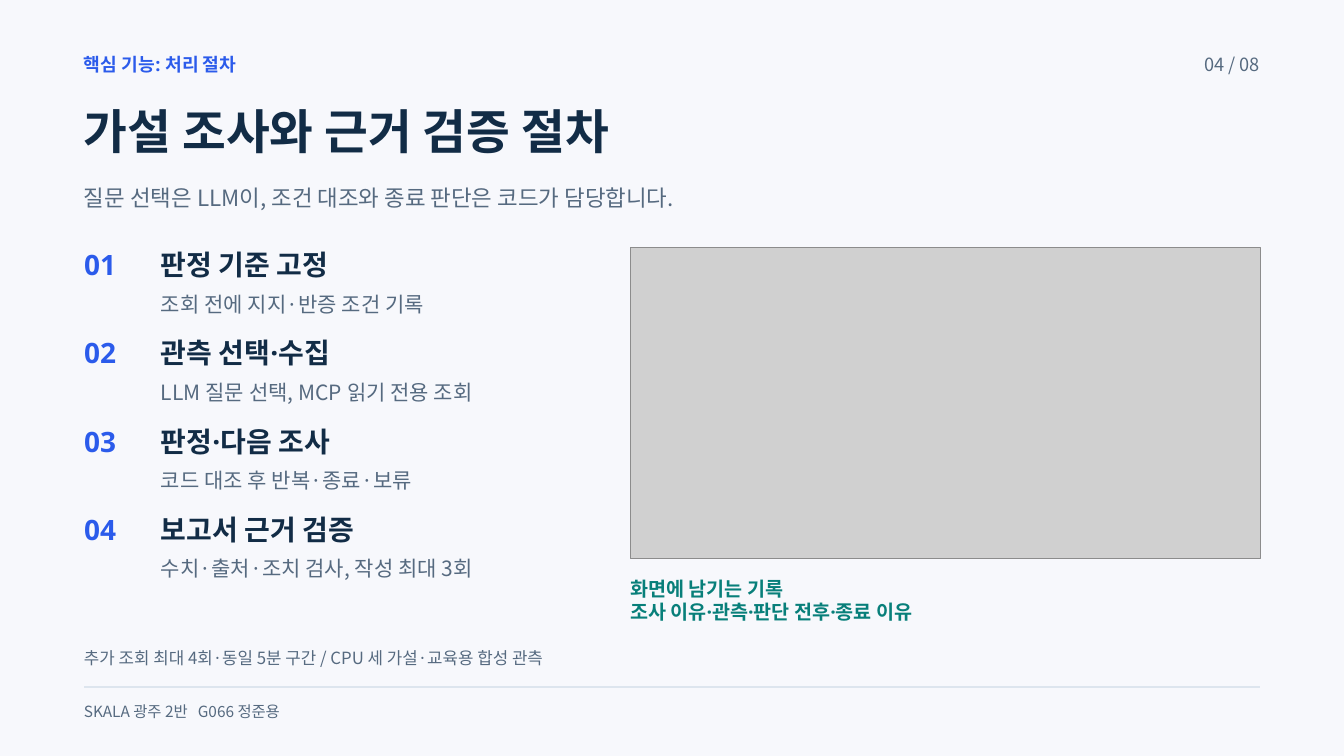
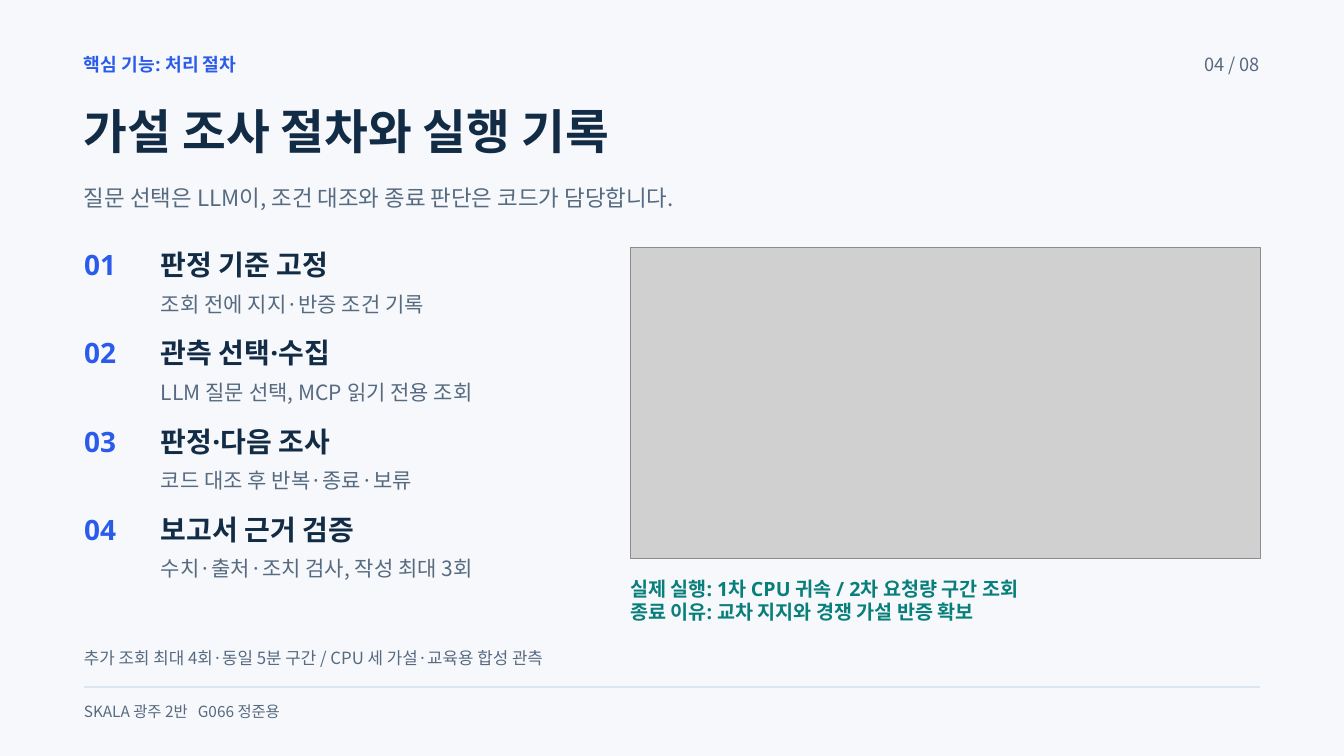
Before and after one commit to beshurl/skala-ai-mini-project, a slide deck: slide 4 of doc/presentation/운영진단_에이전트_5분발표.pptx. Drawn at 1344x756 pixels with LibreOffice and Linux fonts; fonts in the diff are those of the drawing; grey boxes stand for pictures. Boxes give left, top, right and bottom in pixels: in the first picture for what was removed or moved away, otherwise in the second. Text is boxed around its words. In the diff, an @@ line names an element or a change of style, - is before the commit and + after.

```diff
--- a/doc/presentation/운영진단_에이전트_5분발표.pptx
+++ b/doc/presentation/운영진단_에이전트_5분발표.pptx
@@ text at (x1=84, y1=109, x2=609, y2=154): text changed @@
-가설 조사와 근거 검증 절차
+가설 조사 절차와 실행 기록
@@ text at (x1=630, y1=579, x2=1018, y2=621): text changed @@
-화면에 남기는 기록
-조사 이유·관측·판단 전후·종료 이유
+실제 실행: 1차 CPU 귀속 / 2차 요청량 구간 조회
+종료 이유: 교차 지지와 경쟁 가설 반증 확보
```
Also in this commit, not shown: 3 other slides changed, 6 other files.
